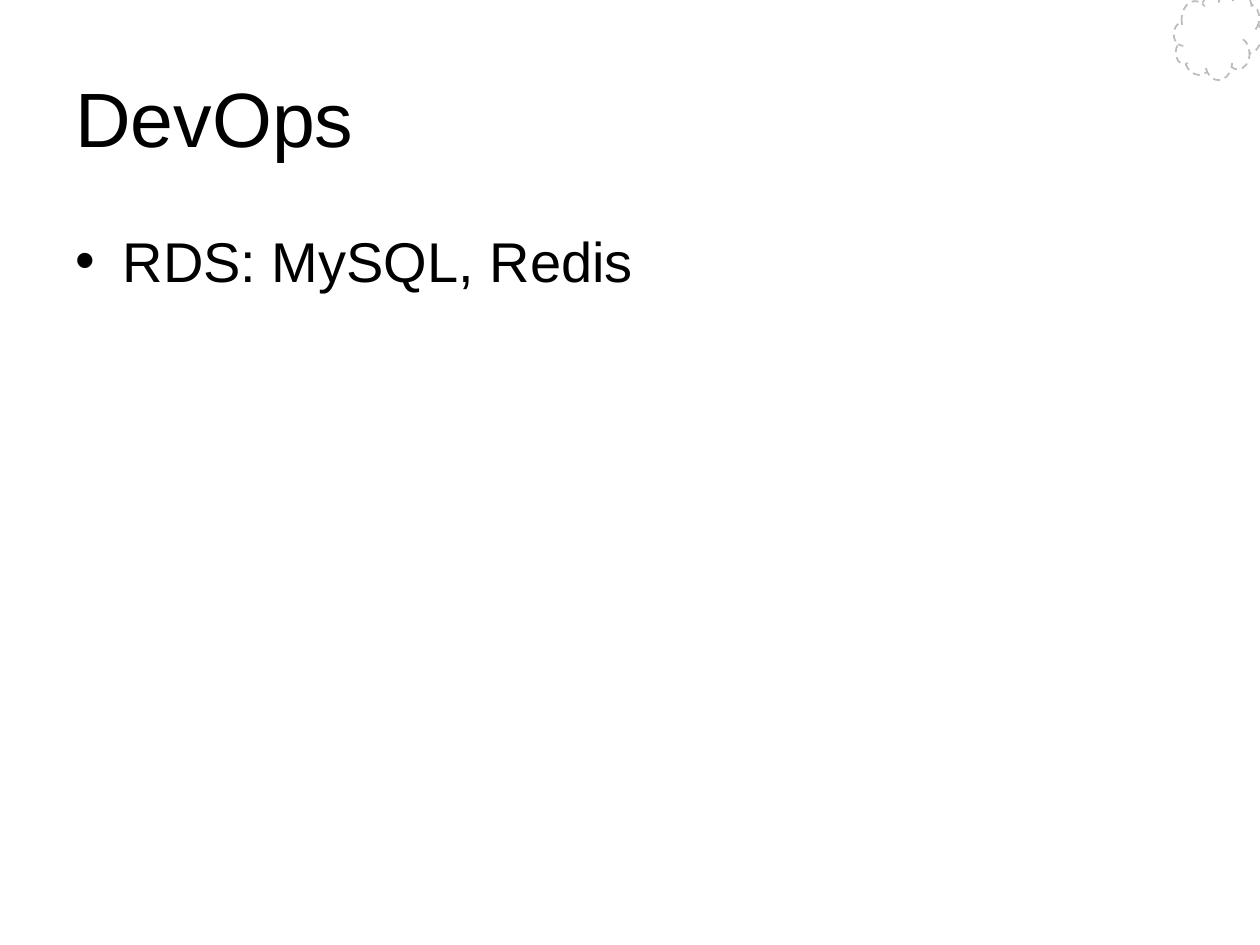
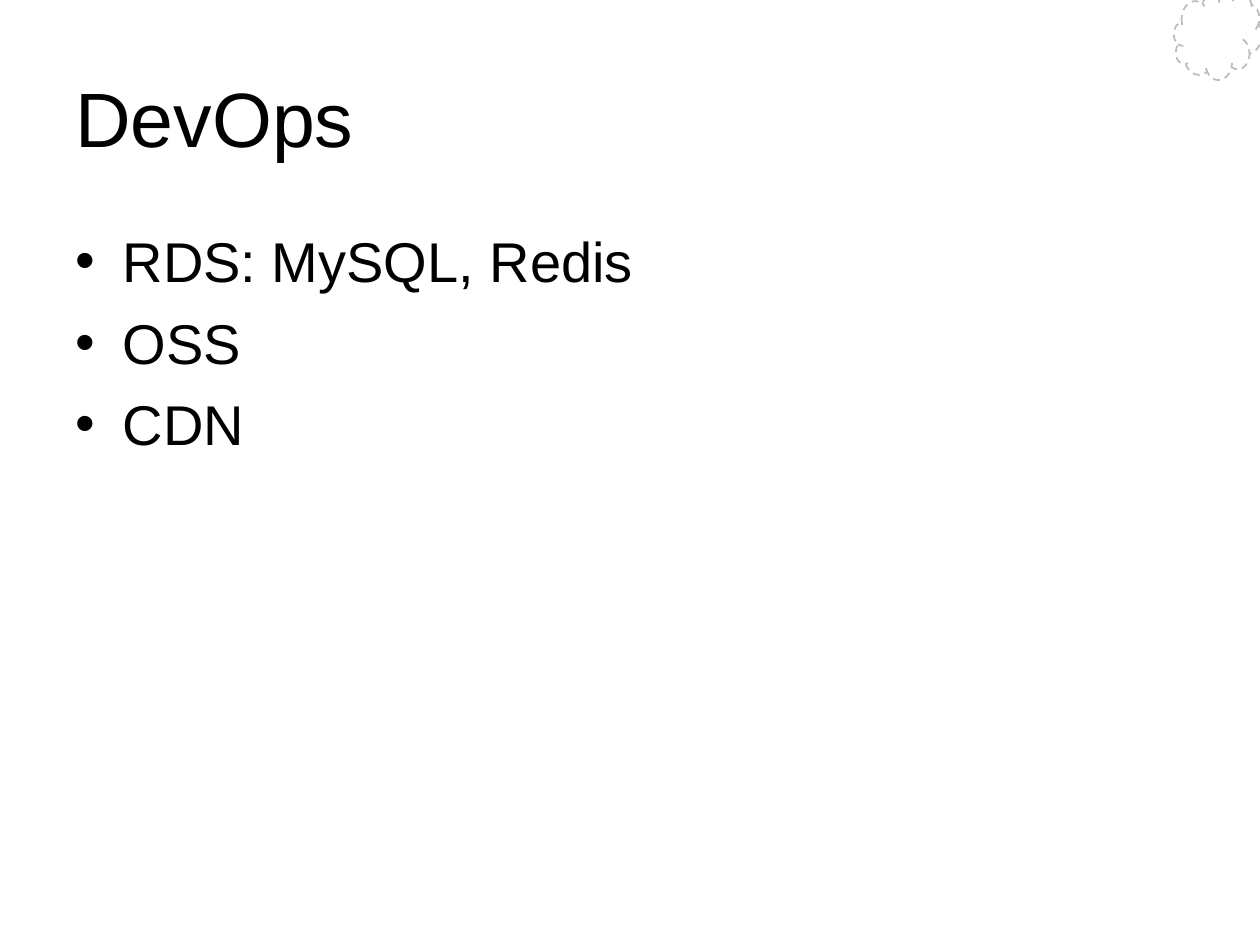
Before and after one commit to Wang-Ray/notes, a slide deck: slide 9 of Architect Pilates.ppt. Drawn at 1260x945 pixels with LibreOffice and Linux fonts; fonts in the diff are those of the drawing; background and template pictures are left out. Boxes give left, top, right and bottom in pixels: in the first picture for what was removed or moved away, otherwise in the second. Text is boxed around its words. In the diff, an @@ line names an element or a change of style, - is before the commit and + after.

```diff
--- a/Architect Pilates.ppt
+++ b/Architect Pilates.ppt
@@ text at <box>123,325,244,446</box>: paragraphs added @@
+• OSS
+• CDN
```
Also in this commit, not shown: 2 other slides changed.
